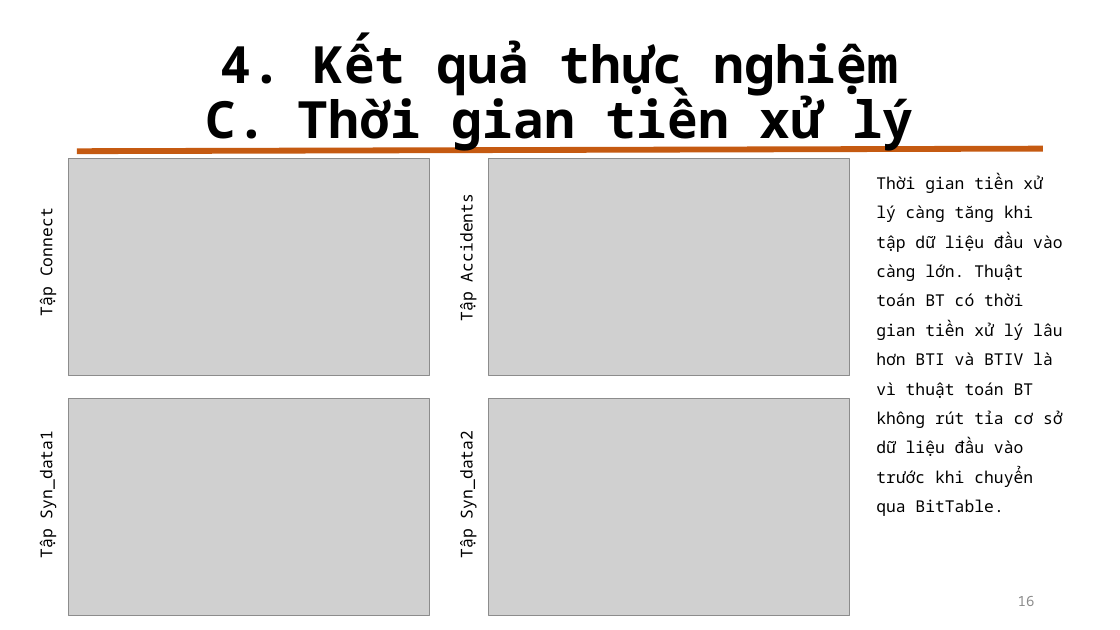
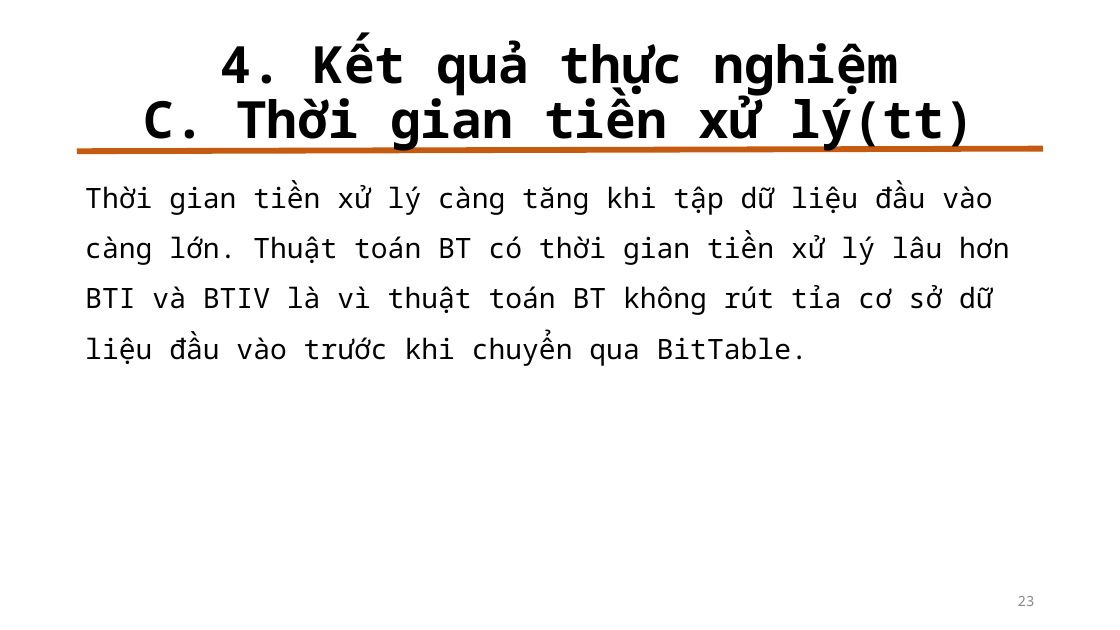
Before and after one commit to duychinhnguyenvn/Mining-Top-K-Co-Occurrence-Items, a slide deck: slide 23 of Slide Bao Cao.pptx (slide 16 before the commit). Drawn at 1120x630 pixels with LibreOffice and Linux fonts; fonts in the diff are those of the drawing; grey boxes stand for pictures. Boxes give left, top, right and bottom in pixels: in the first picture for what was removed or moved away, otherwise in the second. Text is boxed around its words. In the diff, an @@ line names an element or a change of style, - is before the commit and + after.

Commit message:
Update slide bao cao

```diff
--- a/Slide Bao Cao.pptx
+++ b/Slide Bao Cao.pptx
@@ title at box(144, 35, 975, 152): text changed @@
-4. Kết quả thực nghiệm
-C. Thời gian tiền xử lý
+4. Kết quả thực nghiệm
+C. Thời gian tiền xử lý(tt)
@@ text "Thời gian tiền xử lý ...": place and size @@
-text "Thời gian tiền xử lý ..." at box(876, 174, 1063, 516)
+text "Thời gian tiền xử lý ..." at box(85, 181, 1009, 366)
@@ text "Thời gian tiền xử lý ..." at box(85, 181, 1009, 366): size 14 to 24 pt @@
@@ group removed at box(35, 159, 850, 615): 4 pictures, 4 texts @@
-Tập Connect
-Tập Syn_data1
-Tập Accidents
-Tập Syn_data2
@@ page number at box(1018, 596, 1035, 606): text changed @@
-16
+23
```
Also in this commit, not shown: 9 other slides changed, 13 slides added.
